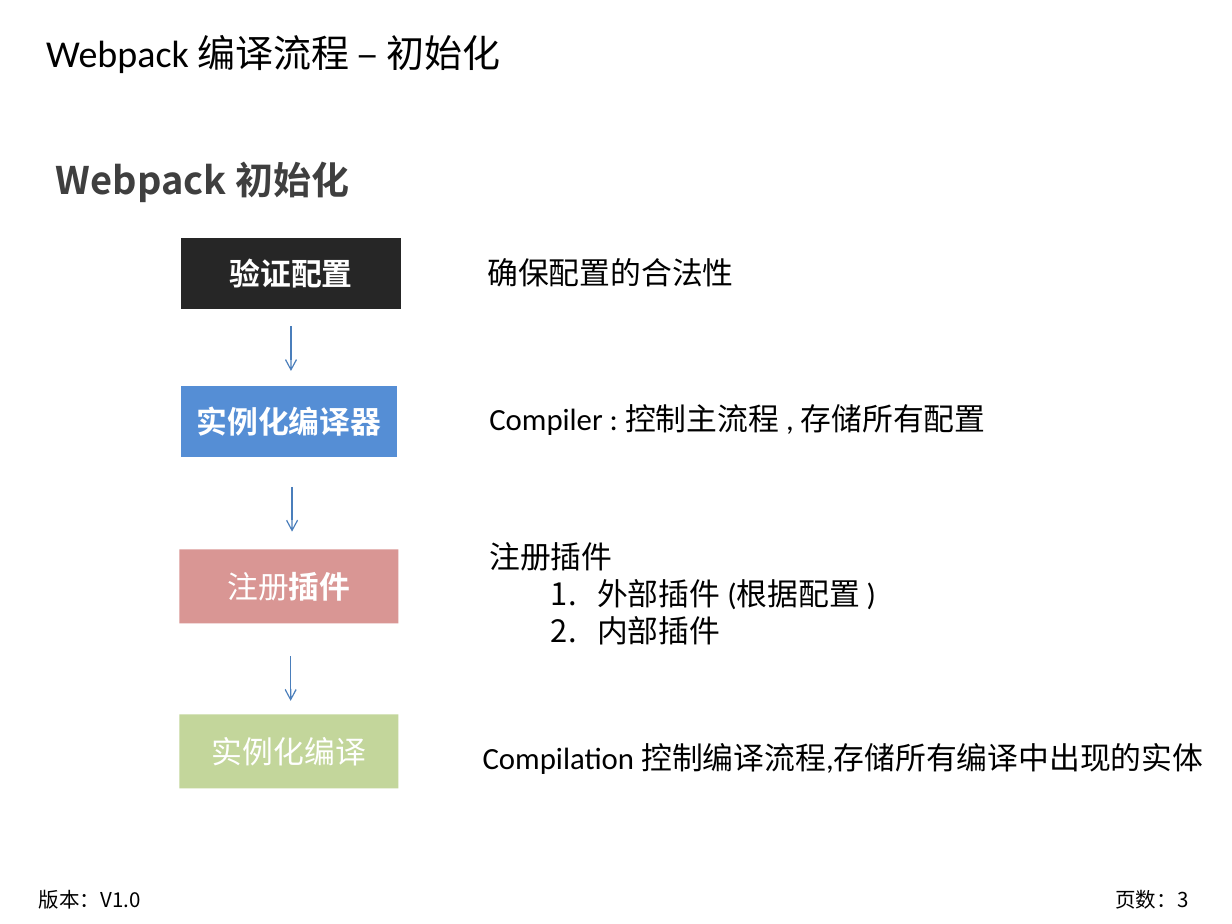
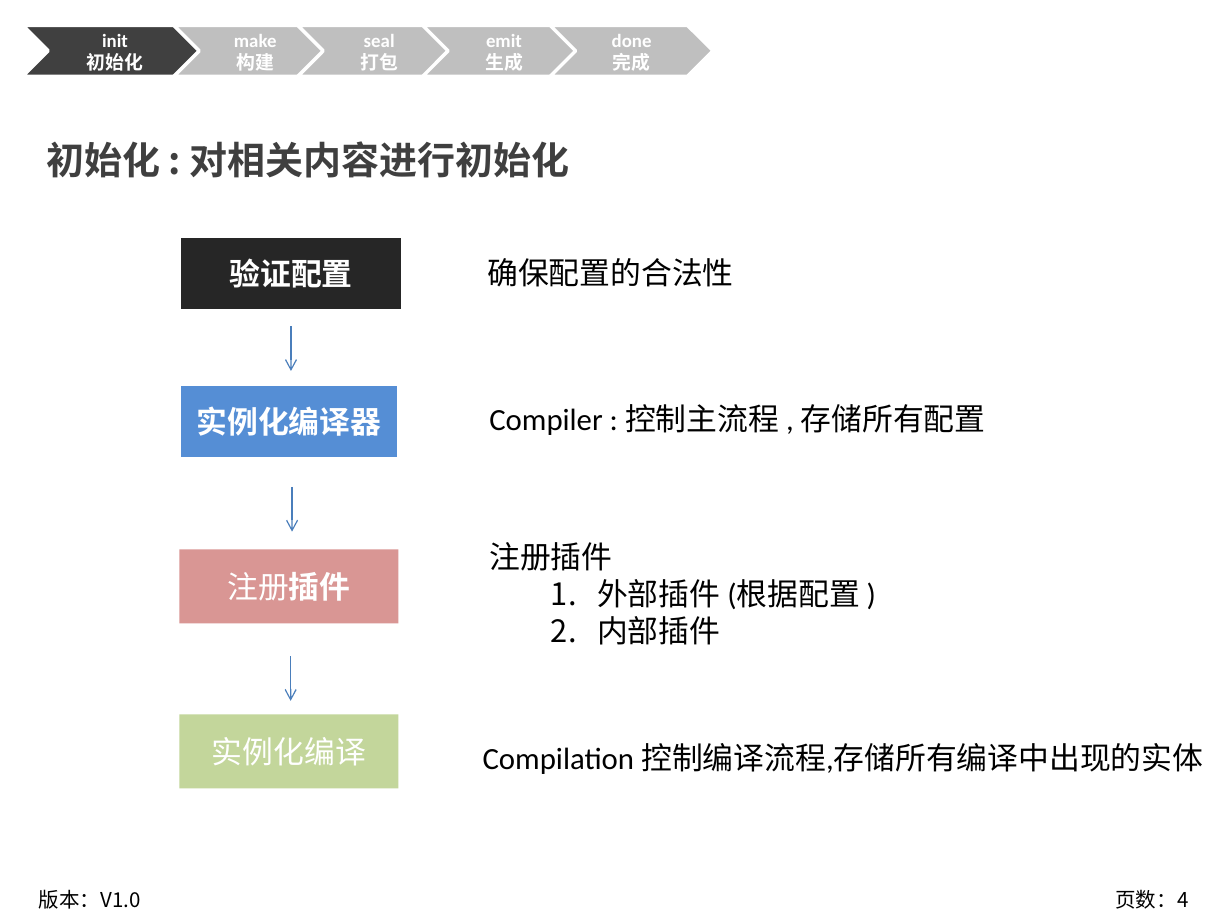
Before and after one commit to tyosssss/learning-webpack, a slide deck: slide 4 of doc/2.Webpack 编译流程概述.pptx (slide 3 before the commit). Drawn at 1232x924 pixels with LibreOffice and Linux fonts; fonts in the diff are those of the drawing; background and template pictures are left out. Boxes give left, top, right and bottom in pixels: in the first picture for what was removed or moved away, otherwise in the second. Text is boxed around its words. In the diff, an @@ line names an element or a change of style, - is before the commit and + after.

```diff
--- a/doc/2.Webpack 编译流程概述.pptx
+++ b/doc/2.Webpack 编译流程概述.pptx
@@ group added at (22,26,713,76): 5 chevrons @@
+init
+初始化
+make
+构建
+seal
+打包
+emit
+生成
+done
+完成
@@ text removed at (46,35,501,73) @@
-Webpack 编译流程 – 初始化
@@ text at (46,141,570,178): text changed @@
-Webpack 初始化
+初始化 : 对相关内容进行初始化
@@ page number at (1115,889,1188,909): text changed @@
-页数：3
+页数：4
```
Also in this commit, not shown: 9 other slides changed, 1 slide added, 1 other file.
